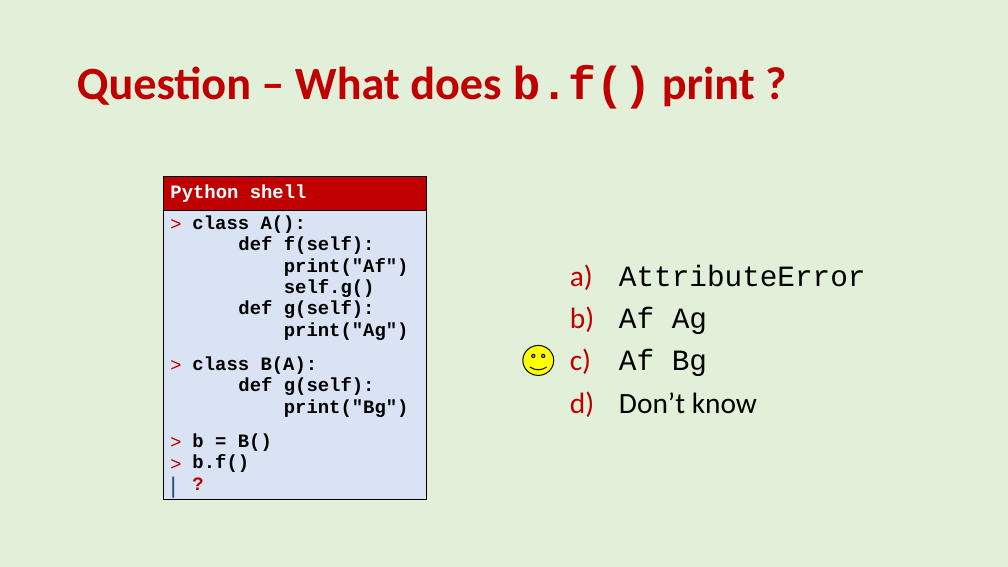
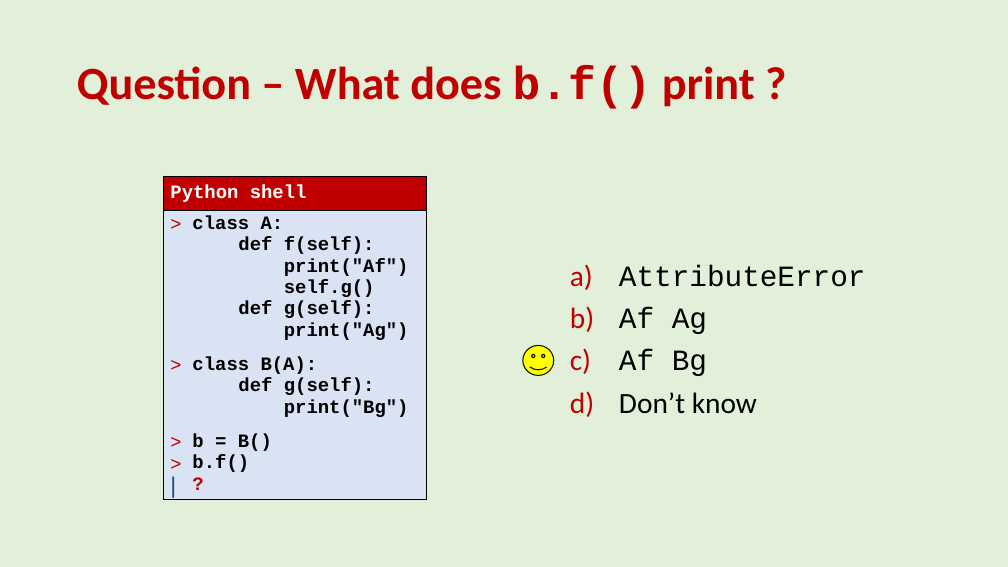
Before and after one commit to gsbrodal/gsbrodal.github.io, a slide deck: slide 11 of ipsa/slides/hierarchies.pptx. Drawn at 1008x567 pixels with LibreOffice and Linux fonts; fonts in the diff are those of the drawing. Boxes give left, top, right and bottom in pixels: in the first picture for what was removed or moved away, otherwise in the second. Text is boxed around its words. In the diff, an @@ line names an element or a change of style, - is before the commit and + after.

```diff
--- a/ipsa/slides/hierarchies.pptx
+++ b/ipsa/slides/hierarchies.pptx
@@ table at (163,176,426,515) @@
@@ row 2, column 1: "class A(): / def f(self): / print("Af") / self.g() / def g(self): / print("Ag") / class B(A): / def g(self): / print("Bg") / b = B() / b.f() / ?" to "class A: / def f(self): / print("Af") / self.g() / def g(self): / print("Ag") / class B(A): / def g(self): / print("Bg") / b = B() / b.f() / ?" @@
```
Also in this commit, not shown: 2 other slides changed, 4 other files.
